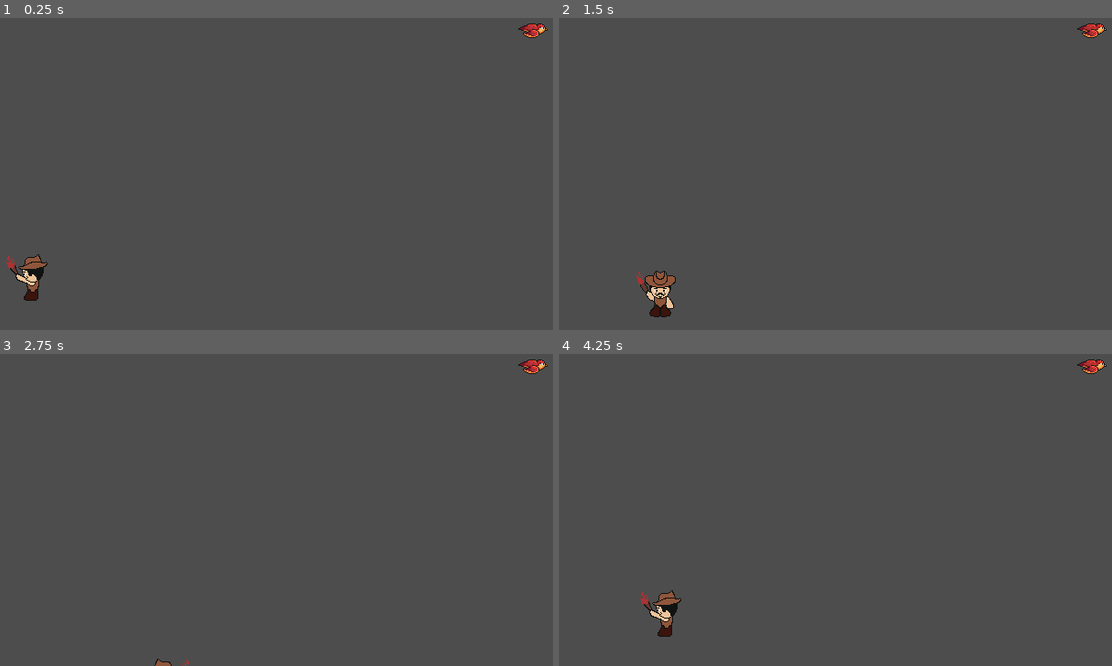
Above: before the commit, frames 1-4 (two rows, left to right).
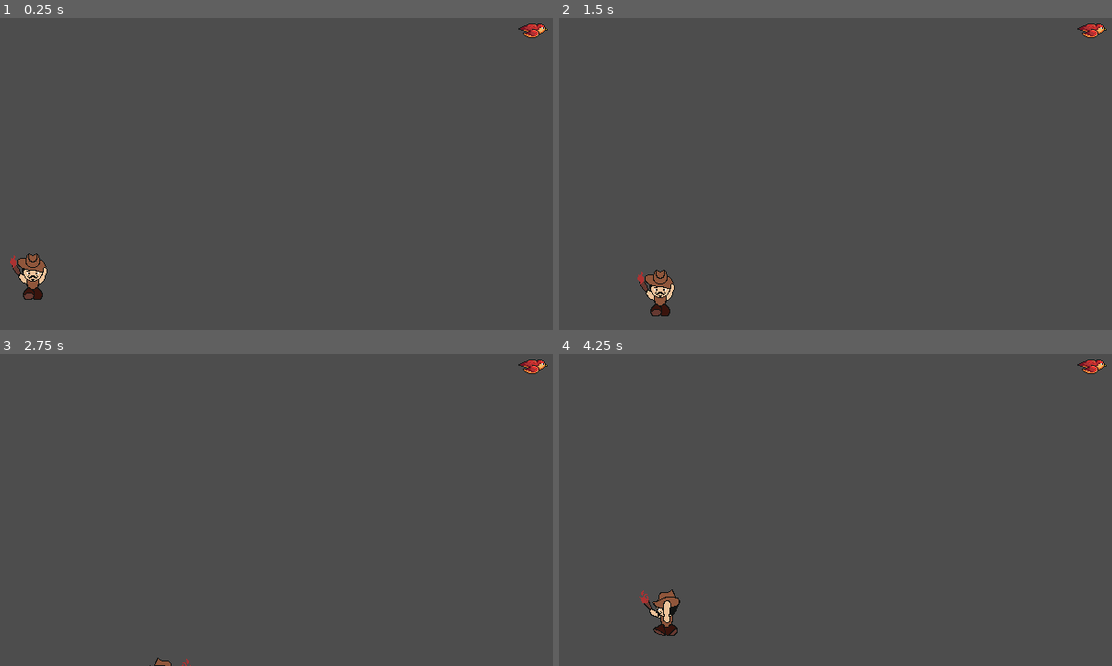
Above: after the commit, the same moments.

Repository: brpuneet898/gdk-gamejam-game
Game: Godot game, scene res://scenes/scene1.tscn
Two runs of this game, one before a commit and one after it. Both use one fixed random seed, a clock stepped at 60 frames per second and the inputs below.
Inputs:
- Up to frame 1 (0.25 s): no input
- Up to frame 2 (1.5 s): tap Enter at 0.5 s; hold Right (right) 0.53-1.28 s; hold Down (down) from 1.28 s (still down)
- Up to frame 3 (2.75 s): release Down (down) at 2.03 s; hold Right (right) from 2.03 s (still down)
- Up to frame 4 (4.25 s): release Right (right) at 2.78 s; hold Up (up) 2.78-3.53 s; hold Left (left) from 3.53 s (still down)

The runs differ from the first frame. In frame 1, 0.5% of the frame differs, in the area x 0-9%, y 75-91%; in frame 2, 0.3%; in frame 3, less than 0.1%; in frame 4, 0.3%.

Commit message:
Updated Directional Animation

Diff:
--- a/assets/player/player.tscn
+++ b/assets/player/player.tscn
@@ -1,9 +1,97 @@
-[gd_scene load_steps=4 format=3 uid="uid://d3q1wiyib8ekv"]
+[gd_scene load_steps=10 format=3 uid="uid://d3q1wiyib8ekv"]
 
 [ext_resource type="Script" uid="uid://bjdatrdytnr44" path="res://scripts/player/player.gd" id="1_h6syq"]
 [ext_resource type="Texture2D" uid="uid://yhgisnwdh6ne" path="res://assets/player/sprite/Treasure Hunter.png" id="2_h6syq"]
 
 [sub_resource type="RectangleShape2D" id="RectangleShape2D_td60s"]
+
+[sub_resource type="Animation" id="Animation_h6syq"]
+resource_name = "walk_down"
+loop_mode = 1
+tracks/0/type = "value"
+tracks/0/imported = false
+tracks/0/enabled = true
+tracks/0/path = NodePath("Sprite2D:frame")
+tracks/0/interp = 1
+tracks/0/loop_wrap = true
+tracks/0/keys = {
+"times": PackedFloat32Array(0, 0.25, 0.5, 0.75),
+"transitions": PackedFloat32Array(1, 1, 1, 1),
+"update": 1,
+"values": [5, 6, 7, 6]
+}
+
+[sub_resource type="Animation" id="Animation_v2miy"]
+length = 0.001
+tracks/0/type = "value"
+tracks/0/imported = false
+tracks/0/enabled = true
+tracks/0/path = NodePath("Sprite2D:frame")
+tracks/0/interp = 1
+tracks/0/loop_wrap = true
+tracks/0/keys = {
+"times": PackedFloat32Array(0),
+"transitions": PackedFloat32Array(1),
+"update": 1,
+"values": [5]
+}
+
+[sub_resource type="Animation" id="Animation_ouxva"]
+resource_name = "walk_up"
+loop_mode = 1
+tracks/0/type = "value"
+tracks/0/imported = false
+tracks/0/enabled = true
+tracks/0/path = NodePath("Sprite2D:frame")
+tracks/0/interp = 1
+tracks/0/loop_wrap = true
+tracks/0/keys = {
+"times": PackedFloat32Array(0, 0.25, 0.5, 0.75),
+"transitions": PackedFloat32Array(1, 1, 1, 1),
+"update": 1,
+"values": [1, 2, 3, 2]
+}
+
+[sub_resource type="Animation" id="Animation_d5dr7"]
+resource_name = "walk_left"
+loop_mode = 1
+tracks/0/type = "value"
+tracks/0/imported = false
+tracks/0/enabled = true
+tracks/0/path = NodePath("Sprite2D:frame")
+tracks/0/interp = 1
+tracks/0/loop_wrap = true
+tracks/0/keys = {
+"times": PackedFloat32Array(0, 0.25, 0.5, 0.75),
+"transitions": PackedFloat32Array(1, 1, 1, 1),
+"update": 1,
+"values": [13, 14, 15, 14]
+}
+
+[sub_resource type="Animation" id="Animation_toylo"]
+resource_name = "walk_right"
+loop_mode = 1
+tracks/0/type = "value"
+tracks/0/imported = false
+tracks/0/enabled = true
+tracks/0/path = NodePath("Sprite2D:frame")
+tracks/0/interp = 1
+tracks/0/loop_wrap = true
+tracks/0/keys = {
+"times": PackedFloat32Array(0, 0.25, 0.5, 0.75),
+"transitions": PackedFloat32Array(1, 1, 1, 1),
+"update": 1,
+"values": [9, 10, 11, 10]
+}
+
+[sub_resource type="AnimationLibrary" id="AnimationLibrary_tb4ck"]
+_data = {
+&"RESET": SubResource("Animation_v2miy"),
+&"walk_down": SubResource("Animation_h6syq"),
+&"walk_left": SubResource("Animation_d5dr7"),
+&"walk_right": SubResource("Animation_toylo"),
+&"walk_up": SubResource("Animation_ouxva")
+}
 
 [node name="Player" type="CharacterBody2D"]
 script = ExtResource("1_h6syq")
@@ -17,4 +105,9 @@
 texture = ExtResource("2_h6syq")
 hframes = 4
 vframes = 4
-frame = 12
+frame = 5
+
+[node name="AnimationPlayer" type="AnimationPlayer" parent="."]
+libraries = {
+&"": SubResource("AnimationLibrary_tb4ck")
+}
--- a/scripts/player/player.gd
+++ b/scripts/player/player.gd
@@ -3,9 +3,11 @@
 
 var move_speed : float = 100.0
 @onready var sprite : Sprite2D = $Sprite2D
+@onready var anim_player: AnimationPlayer = $AnimationPlayer
 
 func _ready():
 	pass
+
 
 func _process( delta ):
 	var direction : Vector2 = Vector2.ZERO
@@ -13,12 +15,41 @@
 	direction.y = Input.get_action_strength("down") - Input.get_action_strength("up")
 	velocity = direction * move_speed
 
-	if direction.length() > 0:
-		if abs(direction.x) > abs(direction.y):
-			sprite.frame = 8 if direction.x > 0 else 12
-		else:
-			sprite.frame = 4 if direction.y > 0 else 0
-	pass
+	#if direction.length() > 0:
+		#if abs(direction.x) > abs(direction.y):
+			#sprite.frame = 8 if direction.x > 0 else 12
+		#else:
+			#sprite.frame = 4 if direction.y > 0 else 0
+	#pass
 
 func _physics_process( delta ):
+	update_animation()
 	move_and_slide()
+
+
+func update_animation():
+	var current_anim = "" # A variable to hold the name of the animation we want to play
+
+	if velocity.length() == 0:
+		# Player is still, play an idle animation
+		# You can add more complex idle logic here (e.g., idle_up, idle_down)
+		current_anim = "idle_down"
+	else:
+		# Player is moving, determine direction
+		if abs(velocity.x) > abs(velocity.y):
+			sprite.flip_h = true
+			# Moving more horizontally than vertically
+			if velocity.x > 0 :
+				current_anim = "walk_left"
+			# Flip the sprite based on direction
+			else:
+				current_anim = "walk_right" # Flip horizontally if moving left
+		else:
+			# Moving more vertically than horizontally
+			sprite.flip_h = false
+			if velocity.y > 0:
+				current_anim = "walk_down"
+			else:
+				current_anim = "walk_up"
+	if anim_player.current_animation != current_anim:
+		anim_player.play(current_anim)
